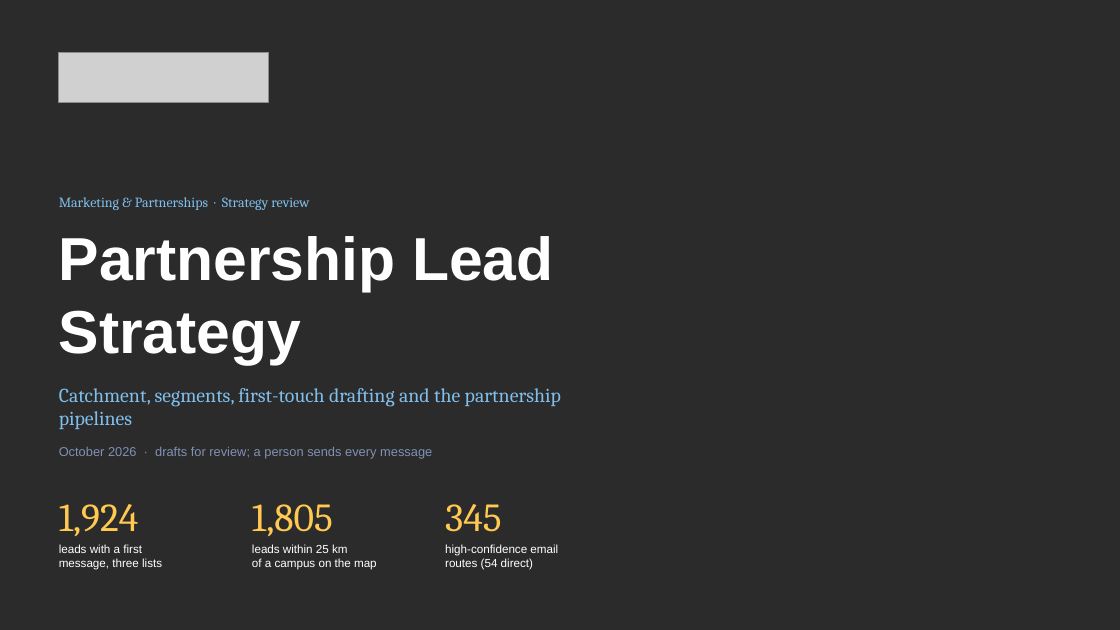
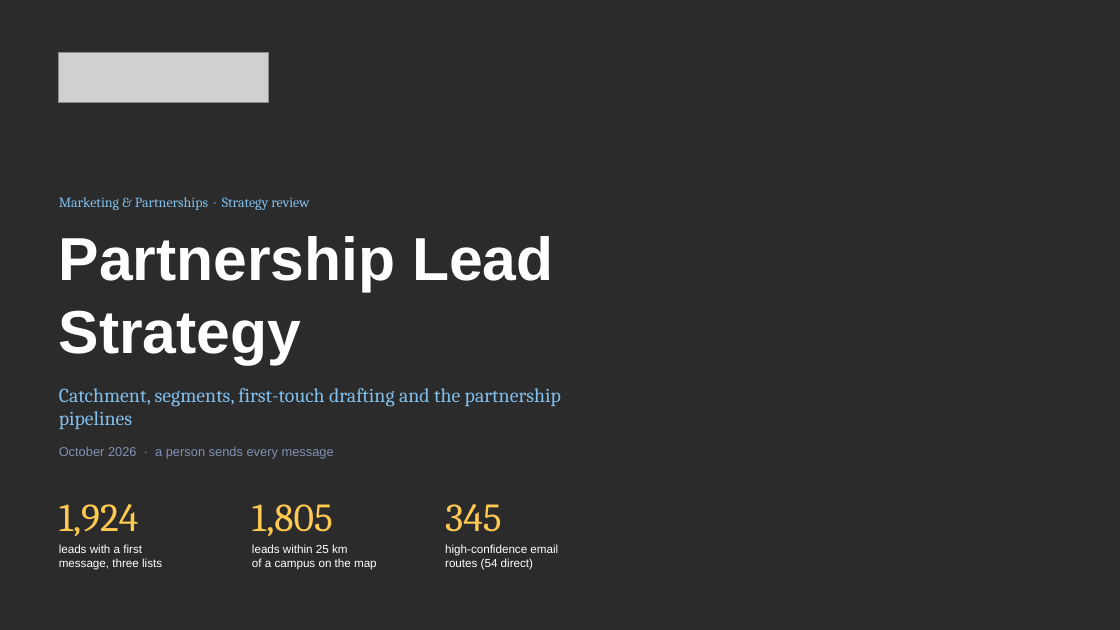
Before and after one commit to Nehemia-joh/Agenticmarketing, a slide deck: slide 1 of outputs/presentations/Silverleaf_Lead_Generation_Strategy_2026-10-12.pptx. Drawn at 1120x630 pixels with LibreOffice and Linux fonts; fonts in the diff are those of the drawing; grey boxes stand for pictures; background and template pictures are left out; a plain dark background stands for a picture behind light text. Boxes give left, top, right and bottom in pixels: in the first picture for what was removed or moved away, otherwise in the second. Text is boxed around its words. In the diff, an @@ line names an element or a change of style, - is before the commit and + after.

```diff
--- a/outputs/presentations/Silverleaf_Lead_Generation_Strategy_2026-10-12.pptx
+++ b/outputs/presentations/Silverleaf_Lead_Generation_Strategy_2026-10-12.pptx
@@ text at [59, 447, 334, 459]: text changed @@
-October 2026 · drafts for review; a person sends every message
+October 2026 · a person sends every message
```
Also in this commit, not shown: 27 other slides changed, 1 slide added, 1 slide removed, 7 other files.
